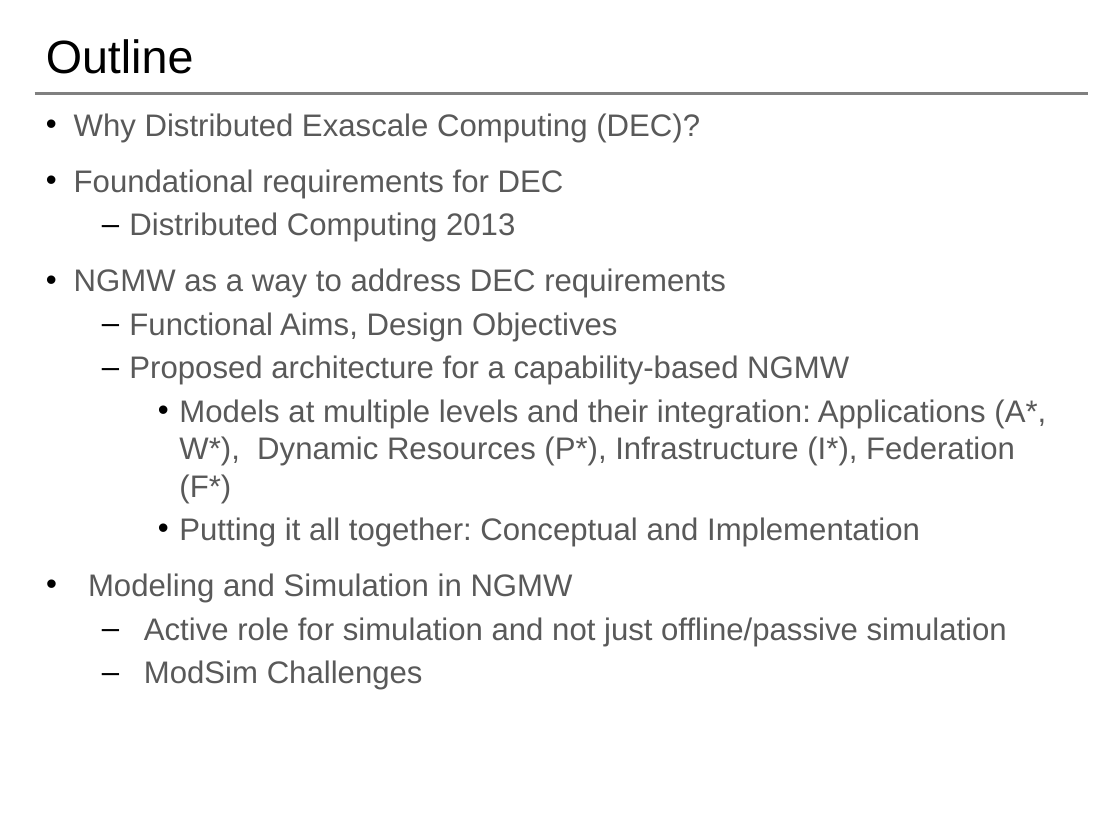
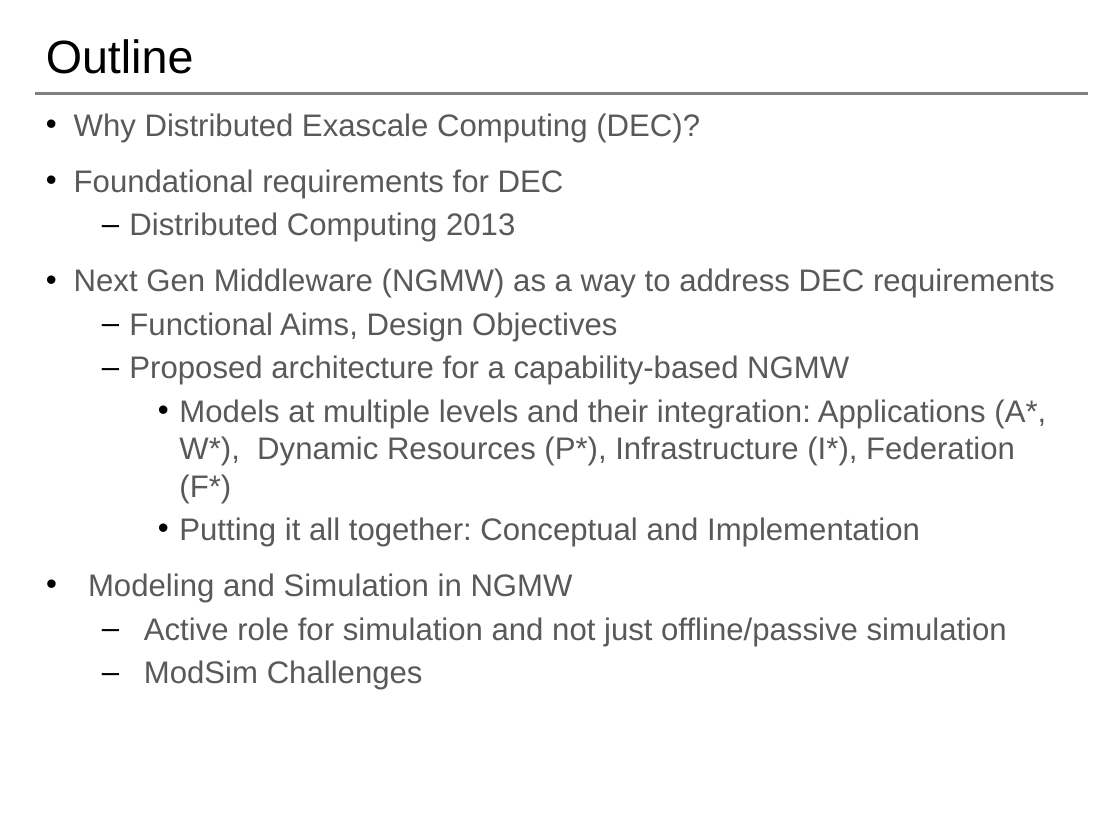
Before and after one commit to saga-project/NGMW, a slide deck: slide 2 of presentations/radical-modsim.pptx. Drawn at 1120x840 pixels with LibreOffice and Linux fonts; fonts in the diff are those of the drawing; background and template pictures are left out. Boxes give left, top, right and bottom in pixels: in the first picture for what was removed or moved away, otherwise in the second. Text is boxed around its words. In the diff, an @@ line names an element or a change of style, - is before the commit and + after.

```diff
--- a/presentations/radical-modsim.pptx
+++ b/presentations/radical-modsim.pptx
@@ text at box(74, 268, 1055, 298): text changed @@
-• NGMW as a way to address DEC requirements
+• Next Gen Middleware (NGMW) as a way to address DEC requirements
```
Also in this commit, not shown: 5 other slides changed.
